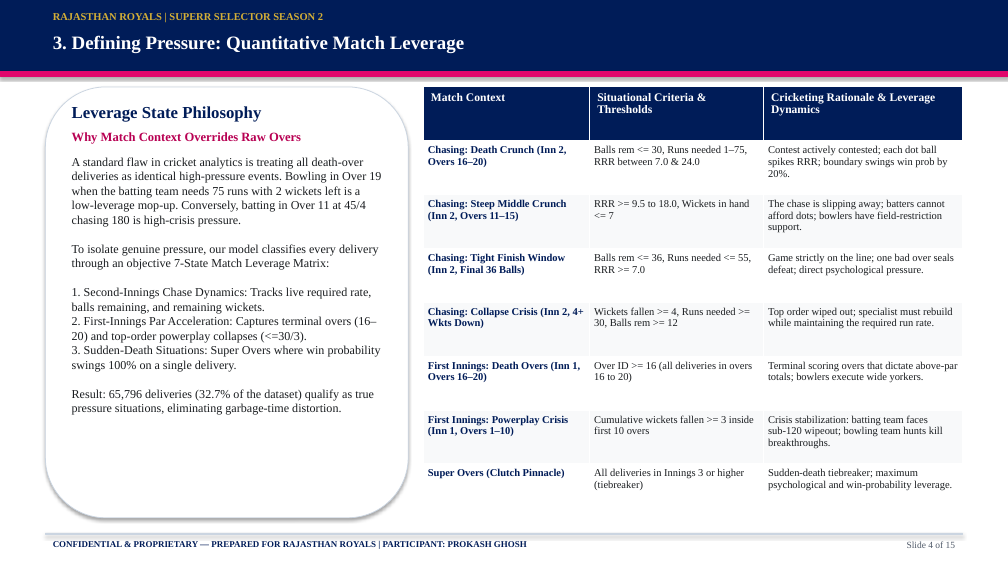
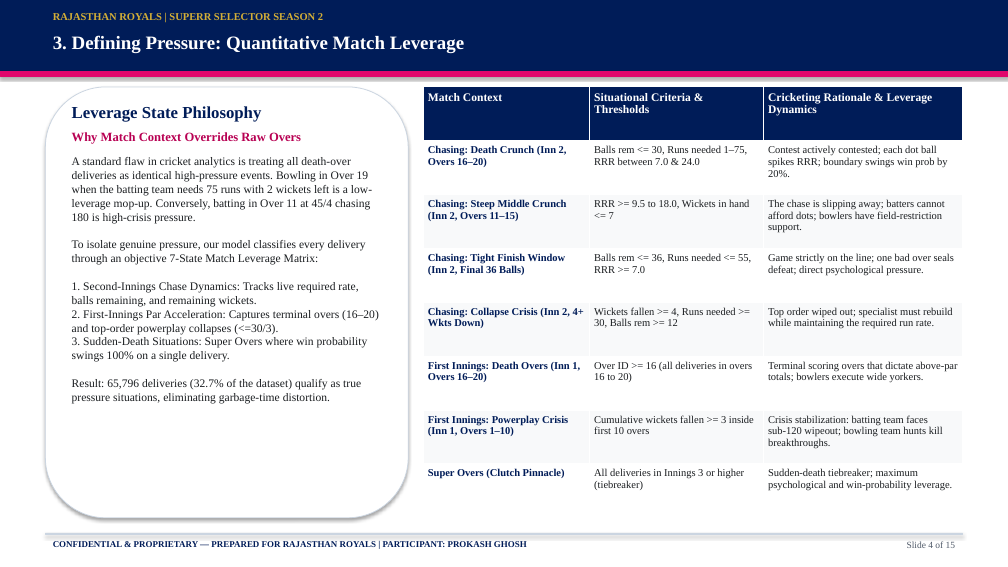
Before and after one commit to prokashghosh996-png/RR-supeRR-selector-2027, a slide deck: slide 4 of SupeRR_Selector_Season_2_RR_IPL_2027_Auction_Strategy.pptx. Drawn at 1008x567 pixels with LibreOffice and Linux fonts; fonts in the diff are those of the drawing. Boxes give left, top, right and bottom in pixels: in the first picture for what was removed or moved away, otherwise in the second. Text is boxed around its words. In the diff, an @@ line names an element or a change of style, - is before the commit and + after.

Commit message:
fix: resolve dataset discrepancies and update presentation strategy

```diff
--- a/SupeRR_Selector_Season_2_RR_IPL_2027_Auction_Strategy.pptx
+++ b/SupeRR_Selector_Season_2_RR_IPL_2027_Auction_Strategy.pptx
@@ text at [72, 157, 379, 404]: size 11.5 to 11 pt @@
```
Also in this commit, not shown: 7 other slides changed, 4 other files.
